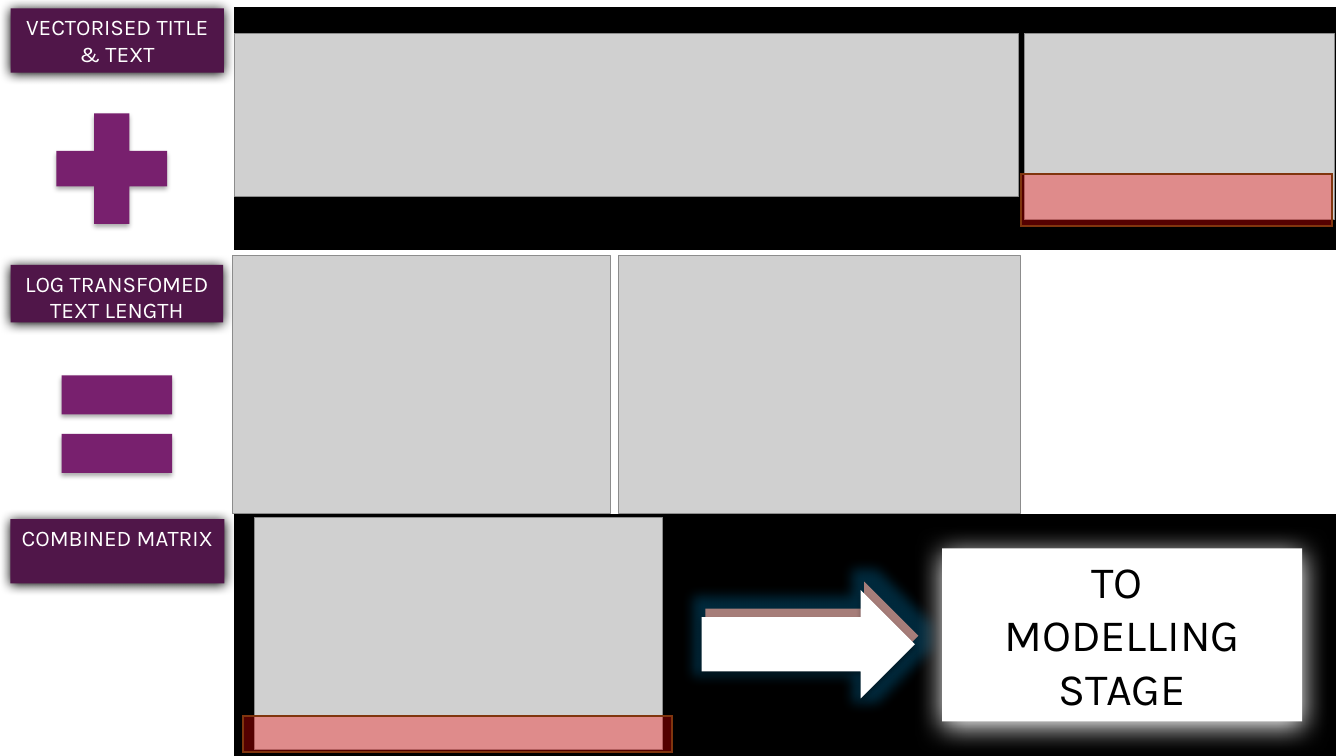
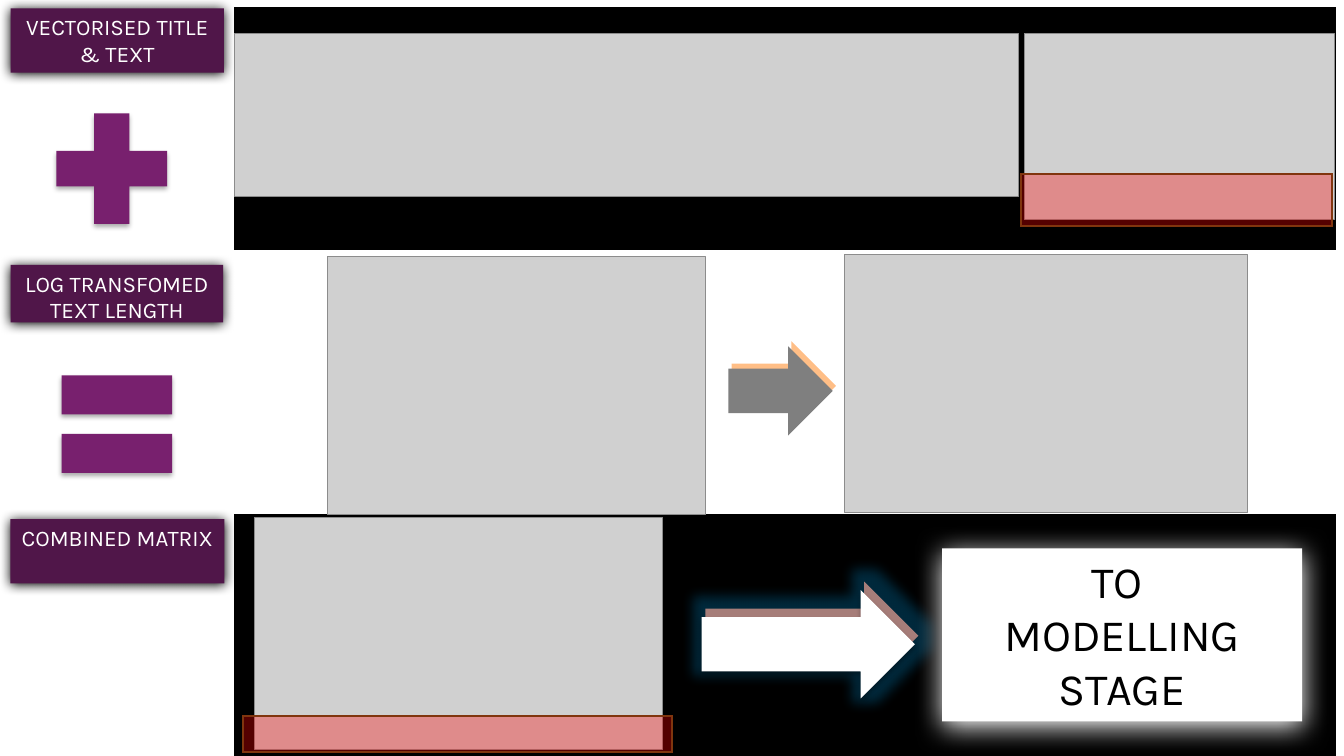
Before and after one commit to Whereiswendy/Fake-News-Predictor, a slide deck: slide 7 of DRAFT_Slides_v0.2_ww.pptx. Drawn at 1344x756 pixels with LibreOffice and Linux fonts; fonts in the diff are those of the drawing; grey boxes stand for pictures. Boxes give left, top, right and bottom in pixels: in the first picture for what was removed or moved away, otherwise in the second. Text is boxed around its words. In the diff, an @@ line names an element or a change of style, - is before the commit and + after.

```diff
--- a/DRAFT_Slides_v0.2_ww.pptx
+++ b/DRAFT_Slides_v0.2_ww.pptx
@@ picture: place and size @@
-picture at (232,256,610,514)
+picture at (328,257,706,515)
@@ picture: place and size @@
-picture at (618,256,1021,514)
+picture at (845,255,1248,513)
@@ right arrow added at (729,346,834,436), fill #7F7F7F @@
@@ right arrow added at (732,342,837,432), fill #FFBE86 @@
```
Also in this commit, not shown: 3 other slides changed, 2 slides added, 2 slides removed, 1 other file.
